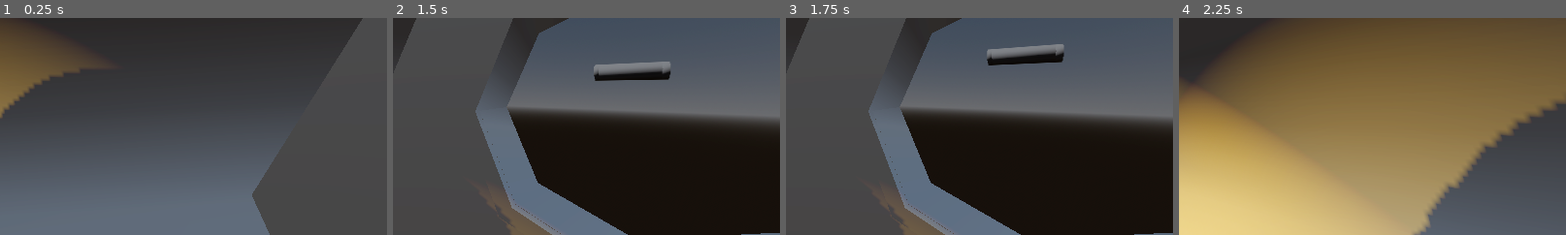
Above: before the commit, frames 1-4 (left to right).
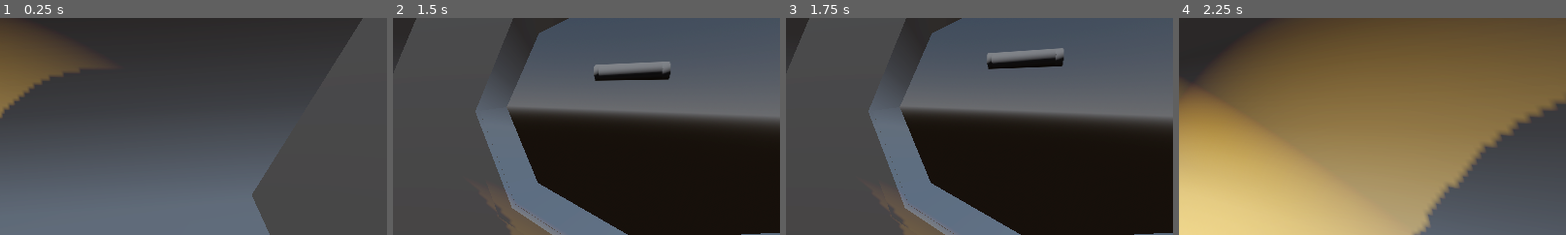
Above: after the commit, the same moments.

Repository: TheAmericanEmu/SubArtic
Game: Godot game, scene res://Data/Scences/sub.tscn
The game is run twice, just before and just after one commit, with the same random seed, the same clock (stepped at 60 frames per second) and the same inputs.
Inputs (mouse positions are % of the whole screen's width and height, from its top left):
- Up to frame 1 (0.25 s): no input
- Up to frame 2 (1.5 s): tap Enter (ui_accept) at 0.5, 0.77, 1.25 s; move the mouse to (49, 52) at 0.52 s; hold Q (up) from 0.53 s (still down); tap F (power_down) at 0.6 s; tap R (power_up) at 0.8, 1.35 s; move the mouse to (57, 51) at 1.27 s
- Up to frame 3 (1.75 s): keep holding Q (up); tap Enter (ui_accept) at 1.52 s; tap F (power_down) at 1.55 s
- Up to frame 4 (2.25 s): keep holding Q (up); move the mouse to (42, 49) at 2.02 s; tap W (foward) at 2.1 s
The pictures show only the part of the screen within x 50-100%, y 33-83%; the shares and areas given below are measured in that part.

Frames 1-2 are identical in both runs. In frame 3, 1.5% of the frame differs, in the area x 51-72%, y 12-24%; in frame 4, nothing differs.

Commit message:
add more ui

Diff:
--- a/src/fake_su_b.gd
+++ b/src/fake_su_b.gd
@@ -22,6 +22,7 @@
 
 func _update_computer():
 	sub_comp.depth=real_sub.depth
+	sub_comp.speed=real_sub.power_settings
 
 # Called every frame. 'delta' is the elapsed time since the previous frame.
 func _process(delta: float) -> void:
--- a/src/real_sub.gd
+++ b/src/real_sub.gd
@@ -38,8 +38,8 @@
 		if Input.is_action_just_pressed("power_up"):
 			if power_settings<3:
 				power_settings+=1
-		elif Input.is_action_just_pressed("power_up"):
-			if power_settings>-1:
+		elif Input.is_action_just_pressed("power_down"):
+			if power_settings>1:
 				power_settings-=1
 
 
--- a/src/sub_hud.gd
+++ b/src/sub_hud.gd
@@ -1,6 +1,7 @@
 class_name sub_hud extends Control
 
 @onready var depth_label: Label = $Depth/Label
+@onready var speed_label: Label = $Speed/Label
 
 
 var depth:=100.0:
@@ -8,7 +9,15 @@
 		depth_label.text="Depth: "+str(roundf(new_value))+" M"
 		depth=new_value
 
-
+var speed:=1:
+	set(new_value):
+		if new_value==3:
+			speed_label.text="Full"
+		elif new_value==2:
+			speed_label.text="Half"
+		elif new_value==1:
+			speed_label.text="Slow"
+		speed=new_value
 # Called when the node enters the scene tree for the first time.
 func _ready() -> void:
 	pass # Replace with function body.
